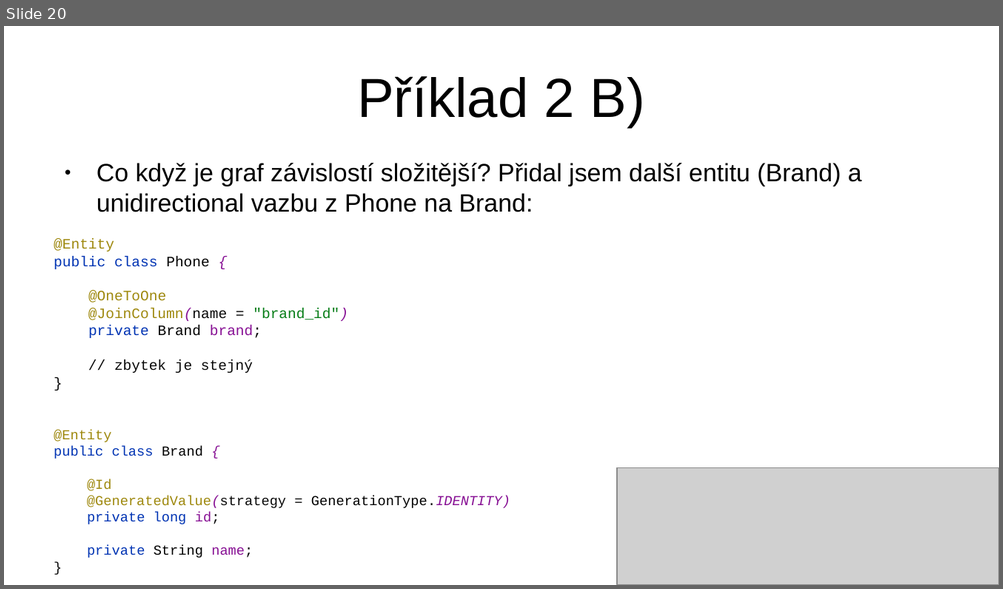
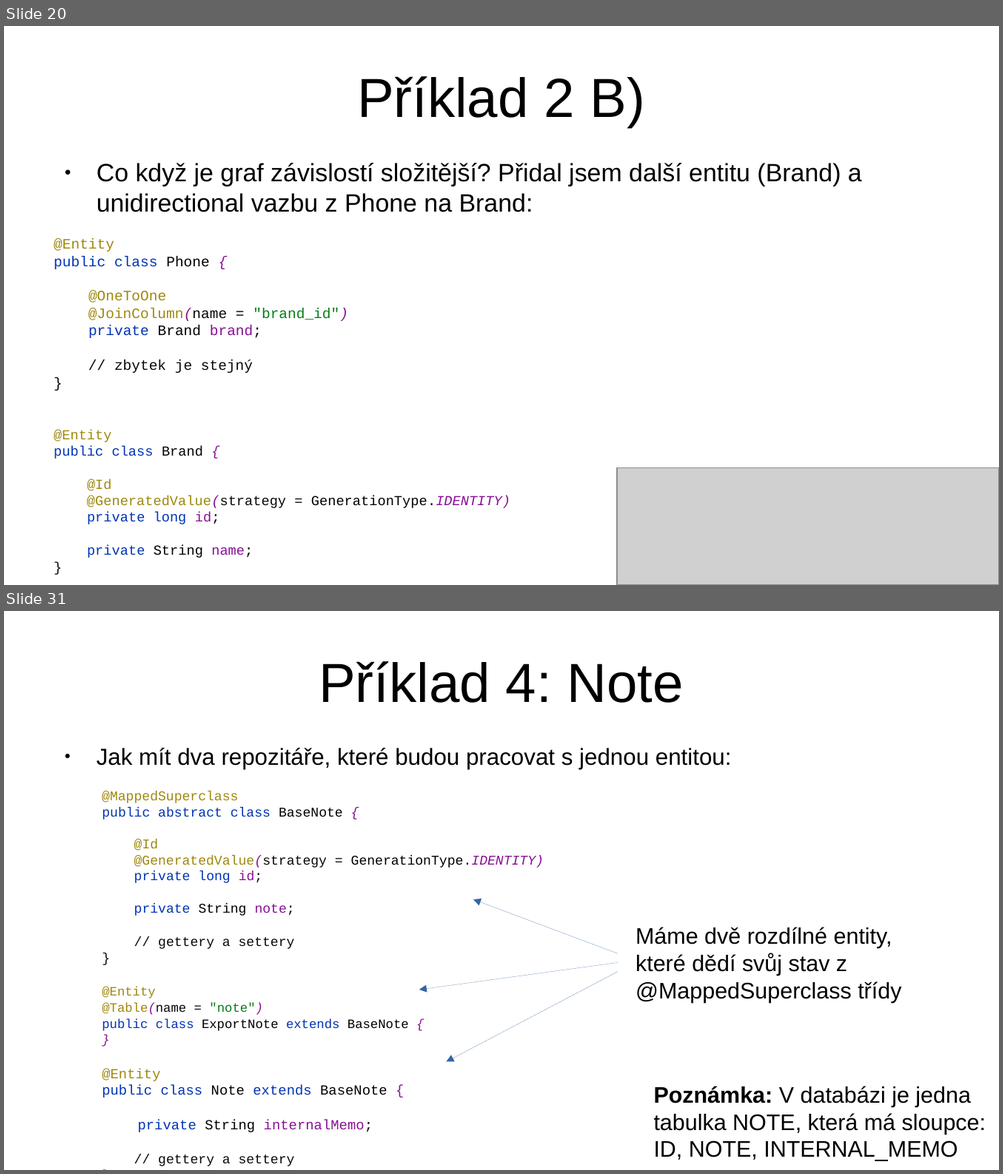
Before and after one commit to jirkapinkas/javadays-2020, a slide deck: spring-data-rest/Prednaska.odp. Shown one above the other, each under a label of ours: slide 20 before the commit, slides 20 and 31 after it; the slides between them are not shown. The pictures are 1003x589 and 1003x1174 pixels, drawn with LibreOffice and Linux fonts; fonts in the diff are those of the drawing; grey boxes stand for pictures. Boxes give left, top, right and bottom in pixels: in the first picture for what was removed or moved away, otherwise in the second. Text is boxed around its words. In the diff, an @@ line names an element or a change of style, - is before the commit and + after.

Commit message:
+ 4. příklad & (snad) finální přednáška

```diff
--- a/spring-data-rest/Prednaska.odp
+++ b/spring-data-rest/Prednaska.odp
@@ slide 31 added at bbox=[4, 611, 999, 1170], background #FFFFFF @@
@@ title added at bbox=[318, 661, 683, 703], 44 pt, text #000000 @@
+Příklad 4: Note
@@ text added at bbox=[96, 748, 731, 1133], 10.6 pt, text #000000 @@
+● Jak mít dva repozitáře, které budou pracovat s jednou entitou:
+@MappedSuperclass
+public abstract class BaseNote {
+@Id
+@GeneratedValue(strategy = GenerationType.IDENTITY)
+private long id;
+private String note;
+// gettery a settery
+}
+@Entity
+@Table(name = "note")
+public class ExportNote extends BaseNote {
+}
+@Entity
+public class Note extends BaseNote {
+private String internalMemo;
+// gettery a settery
+}
@@ arrow added from (617, 954) to (473, 900), #3465A4 0 pt @@
@@ text added at bbox=[635, 927, 901, 1002], 18 pt, text #000000 @@
+Máme dvě rozdílné entity, které dědí svůj stav z @MappedSuperclass třídy
@@ arrow added from (617, 963) to (419, 990), #3465A4 0 pt @@
@@ arrow added from (617, 972) to (447, 1062), #3465A4 0 pt @@
@@ text added at bbox=[654, 1086, 985, 1162], 18 pt, text #000000 @@
+Poznámka: V databázi je jedna tabulka NOTE, která má sloupce: ID, NOTE, INTERNAL_MEMO
```
Also in this commit, not shown: 4 slides changed, 14 other slides added, 2 slides removed, 6 other files.
